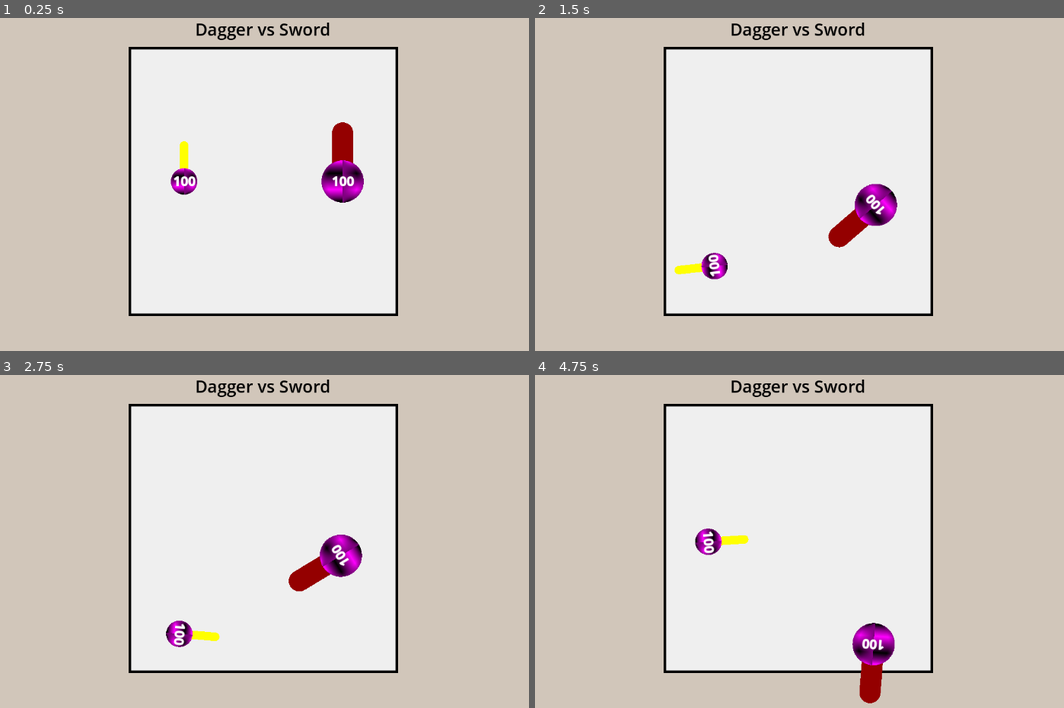
Above: before the commit, frames 1-4 (two rows, left to right).
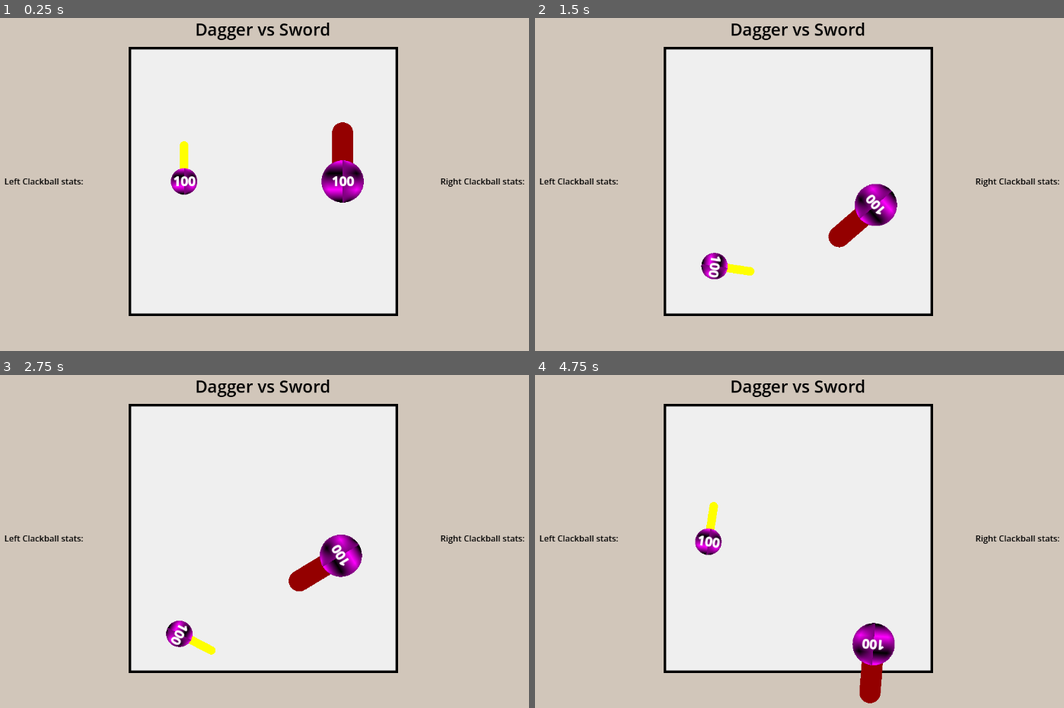
Above: after the commit, the same moments.

Repository: Arithmos-101/earclacks-copy
Game: Godot game, scene res://main.tscn
Same seed, same stepped clock (60 frames per second), same inputs: the game is played once before the commit and once after it.
Inputs:
- Up to frame 1 (0.25 s): no input
- Up to frame 2 (1.5 s): tap Enter at 0.5 s; hold Space (space) 0.53-1.28 s; tap Space (space) at 1.35 s
- Up to frame 3 (2.75 s): tap Space (space) at 2 s; hold Space (space) from 2.03 s (still down)
- Up to frame 4 (4.75 s): tap Enter at 2.75 s; release Space (space) at 2.78 s; tap Space (space) at 2.85, 4.35 s; hold Space (space) 3.53-4.28 s

The runs differ from the first frame. In frame 1, 0.3% of the frame differs, in the area x 0-100%, y 48-51%; in frame 2, 0.9%; in frame 3, 0.8%; in frame 4, 0.9%, in the area x 0-100%, y 38-55%.

Commit message:
ball stats and stuff

Diff:
--- a/Clack Ball/Clack Ball Data/clack_ball_data.gd
+++ b/Clack Ball/Clack Ball Data/clack_ball_data.gd
@@ -9,8 +9,8 @@
 @export var weight := 1.0
 @export var gravity := 1.0
 @export var launch_speed := 200.0
-@export var initial_health := 100
+@export var health := 100
 
 @export_group("Weapon Data")
 @export var weapon : PackedScene
-@export var initial_attack_speed := 5.0
+@export var attack_speed := 5.0
--- a/Clack Ball/Clack Ball Data/dagger_ball_data.tres
+++ b/Clack Ball/Clack Ball Data/dagger_ball_data.tres
@@ -8,5 +8,5 @@
 name = "Dagger"
 ball_radius = 25.0
 weapon = ExtResource("2_5hj4o")
-initial_attack_speed = 100.0
+attack_speed = 10.0
 metadata/_custom_type_script = "uid://dauvgqwgh8xq"
--- a/Clack Ball/clack_ball.gd
+++ b/Clack Ball/clack_ball.gd
@@ -1,5 +1,8 @@
 extends RigidBody2D
 class_name ClackBall
+
+signal stats_changed(ball_name : String, ball_radius : float, ball_weight : float,
+	ball_gravity : float, attack_speed : float)
 
 @export var data : ClackBallData
 
@@ -8,8 +11,6 @@
 @export var hurt_area : ClackBallHurtArea
 @export var health_text : RichTextLabel
 
-var health : int
-
 var weapon : Node2D
 
 func _ready() -> void:
@@ -17,9 +18,8 @@
 	collision.set_size(data.ball_radius)
 	hurt_area.set_size(data.ball_radius)
 
-	health = data.initial_health
 	linear_velocity = _to_component_vector(data.launch_speed, 360 * randf())
-	angular_velocity = data.initial_attack_speed
+	angular_velocity = data.attack_speed
 
 	weapon = data.weapon.instantiate()
 	weapon.position.y = -data.ball_radius
@@ -35,18 +35,23 @@
 		process_mode = Node.PROCESS_MODE_ALWAYS
 
 func on_clank() -> void:
-	print("before ", angular_velocity)
-	print("expected ", -data.initial_attack_speed * (angular_velocity/abs(angular_velocity)))
-	angular_velocity = -data.initial_attack_speed * (angular_velocity/abs(angular_velocity))
-	print("current ", angular_velocity)
+	angular_velocity = -data.attack_speed * (angular_velocity/abs(angular_velocity))
 
 func damage(value : int) -> void:
-	health -= value
-	health_text.text = "[b]" + str(health)
+	data.health -= value
+	health_text.text = "[b]" + str(data.health)
 
 func _on_clack_ball_hurt_area_area_entered(area: Area2D) -> void:
 	if area is HitBoxArea and area != weapon.hit_box_area:
 		damage(area.get_damage())
 
+func set_stats(ball_name : String, ball_radius : float, ball_weight : float,
+	ball_gravity : float, attack_speed : float) -> void:
+		data.name = ball_name
+		data.ball_radius = ball_radius
+		data.weight = ball_weight
+		data.gravity = ball_gravity
+		data.attack_speed = attack_speed
+
 func get_ball_name() -> String:
 	return data.name
--- a/VsArena.gd
+++ b/VsArena.gd
@@ -5,6 +5,9 @@
 @export var clack_ball_spawn_1 : Marker2D
 @export var clack_ball_spawn_2 : Marker2D
 @export var vs_label : RichTextLabel
+@export var left_stat_label : StatsLabel
+@export var right_stat_label : StatsLabel
+
 
 var default_clack_ball = preload("res://Clack Ball/clack_ball.tscn")
 var balls : Array[ClackBall]
--- a/main.tscn
+++ b/main.tscn
@@ -1,8 +1,9 @@
 [gd_scene format=3 uid="uid://daa18owpdujr7"]
 
 [ext_resource type="Script" uid="uid://k27aj6ajmyec" path="res://VsArena.gd" id="1_ig7tw"]
+[ext_resource type="Script" uid="uid://capd0js3okmrd" path="res://stats_label.gd" id="2_0xm2m"]
 
-[node name="VsArena" type="Control" unique_id=73105158 node_paths=PackedStringArray("clack_ball_spawn_1", "clack_ball_spawn_2", "vs_label")]
+[node name="VsArena" type="Control" unique_id=73105158 node_paths=PackedStringArray("clack_ball_spawn_1", "clack_ball_spawn_2", "vs_label", "left_stat_label", "right_stat_label")]
 z_index = -10
 layout_mode = 3
 anchors_preset = 15
@@ -14,6 +15,8 @@
 clack_ball_spawn_1 = NodePath("ClackBallSpawnLeft")
 clack_ball_spawn_2 = NodePath("ClackBallSpawnRight")
 vs_label = NodePath("Background/VsLabel")
+left_stat_label = NodePath("Background/LeftStatsLabel")
+right_stat_label = NodePath("Background/RightStatsLabel")
 
 [node name="StaticBody2D" type="StaticBody2D" parent="." unique_id=958094948]
 
@@ -39,7 +42,7 @@
 offset_bottom = 71.0
 theme_override_colors/default_color = Color(0, 0, 0, 1)
 theme_override_font_sizes/normal_font_size = 32
-text = "Clackball Vs Clackball"
+text = "Clackball vs Clackball"
 autowrap_mode = 0
 horizontal_alignment = 1
 vertical_alignment = 1
@@ -74,4 +77,27 @@
 grow_vertical = 2
 color = Color(0.93845, 0.93844956, 0.9384497, 1)
 
+[node name="LeftStatsLabel" type="RichTextLabel" parent="Background" unique_id=1871763070]
+layout_mode = 0
+offset_right = 322.0
+offset_bottom = 647.0
+theme_override_colors/default_color = Color(0, 0, 0, 1)
+text = "Left Clackball stats:"
+horizontal_alignment = 1
+vertical_alignment = 1
+script = ExtResource("2_0xm2m")
+metadata/_custom_type_script = "uid://capd0js3okmrd"
+
+[node name="RightStatsLabel" type="RichTextLabel" parent="Background" unique_id=263482942]
+layout_mode = 0
+offset_left = 830.0
+offset_right = 1152.0
+offset_bottom = 647.0
+theme_override_colors/default_color = Color(0, 0, 0, 1)
+text = "Right Clackball stats:"
+horizontal_alignment = 1
+vertical_alignment = 1
+script = ExtResource("2_0xm2m")
+metadata/_custom_type_script = "uid://capd0js3okmrd"
+
 [connection signal="paused" from="." to="." method="_on_paused"]
--- /dev/null
+++ b/stats_label.gd
@@ -0,0 +1,10 @@
+extends RichTextLabel
+class_name StatsLabel
+
+func update_stats(ball_name : String, ball_radius : float, ball_weight : float,
+	ball_gravity : float, attack_speed : float) -> void:
+	text = ball_name + " stats:\n" +\
+			"Radius: " + str(ball_radius) +\
+			"Weight: " + str(ball_weight) +\
+			"Gravity: " + str(ball_gravity) +\
+			"Attack Speed: " + str(attack_speed)
Not shown, added: stats_label.gd.uid
